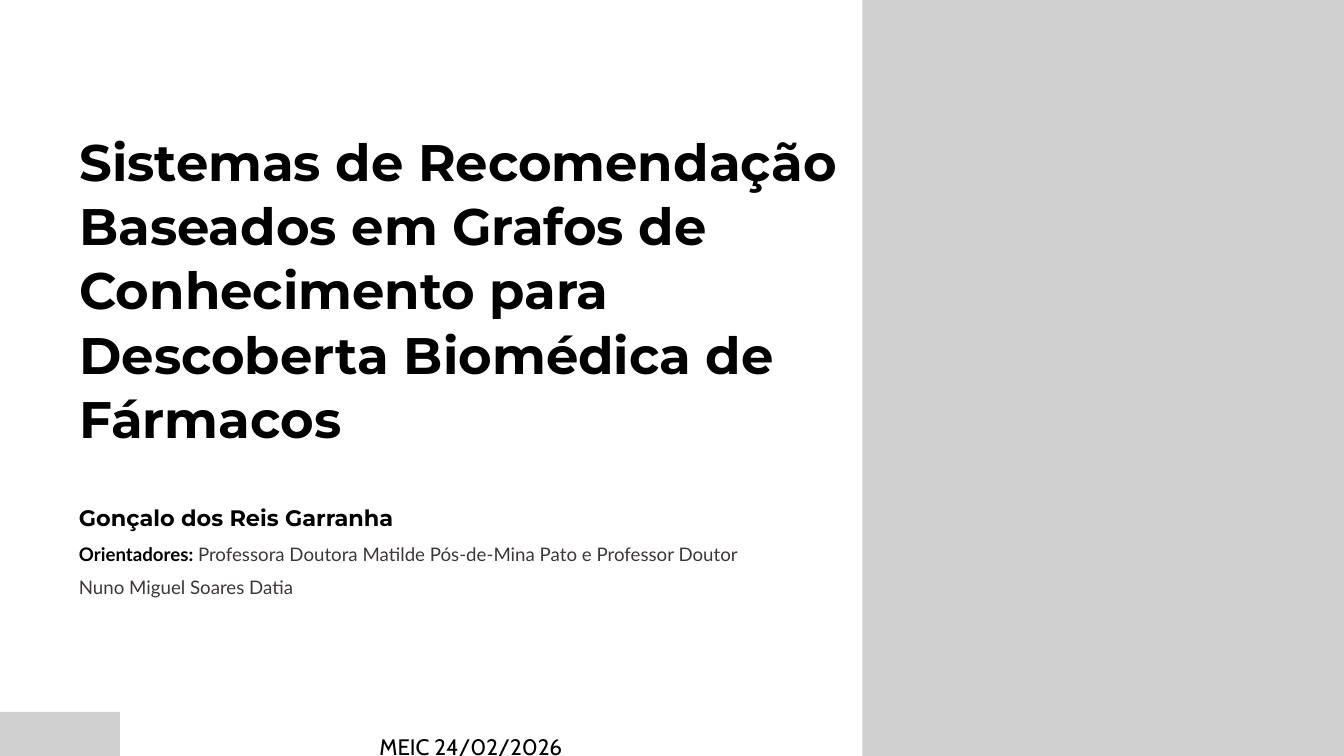
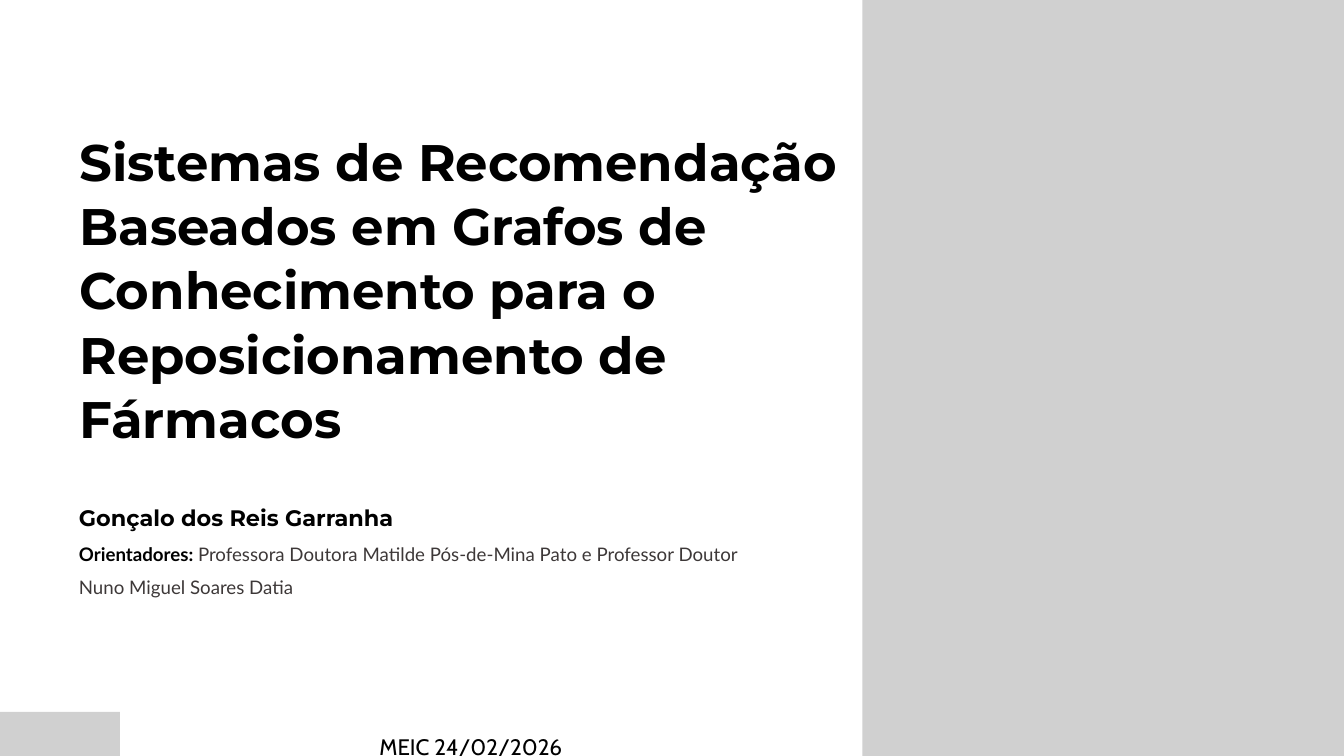
Before and after one commit to GoncaloGarranha/drug-recommender-system, a slide deck: slide 1 of docs/entregas/TFM-fase-desenvolvimento.pptx. Drawn at 1344x756 pixels with LibreOffice and Linux fonts; fonts in the diff are those of the drawing; grey boxes stand for pictures. Boxes give left, top, right and bottom in pixels: in the first picture for what was removed or moved away, otherwise in the second. Text is boxed around its words. In the diff, an @@ line names an element or a change of style, - is before the commit and + after.

```diff
--- a/docs/entregas/TFM-fase-desenvolvimento.pptx
+++ b/docs/entregas/TFM-fase-desenvolvimento.pptx
@@ text at (79, 140, 837, 439): text changed @@
-Sistemas de Recomendação Baseados em Grafos de Conhecimento para Descoberta Biomédica de Fármacos
+Sistemas de Recomendação Baseados em Grafos de Conhecimento para o Reposicionamento de Fármacos
```
Also in this commit, not shown: 7 other slides changed, 1 slide added.
